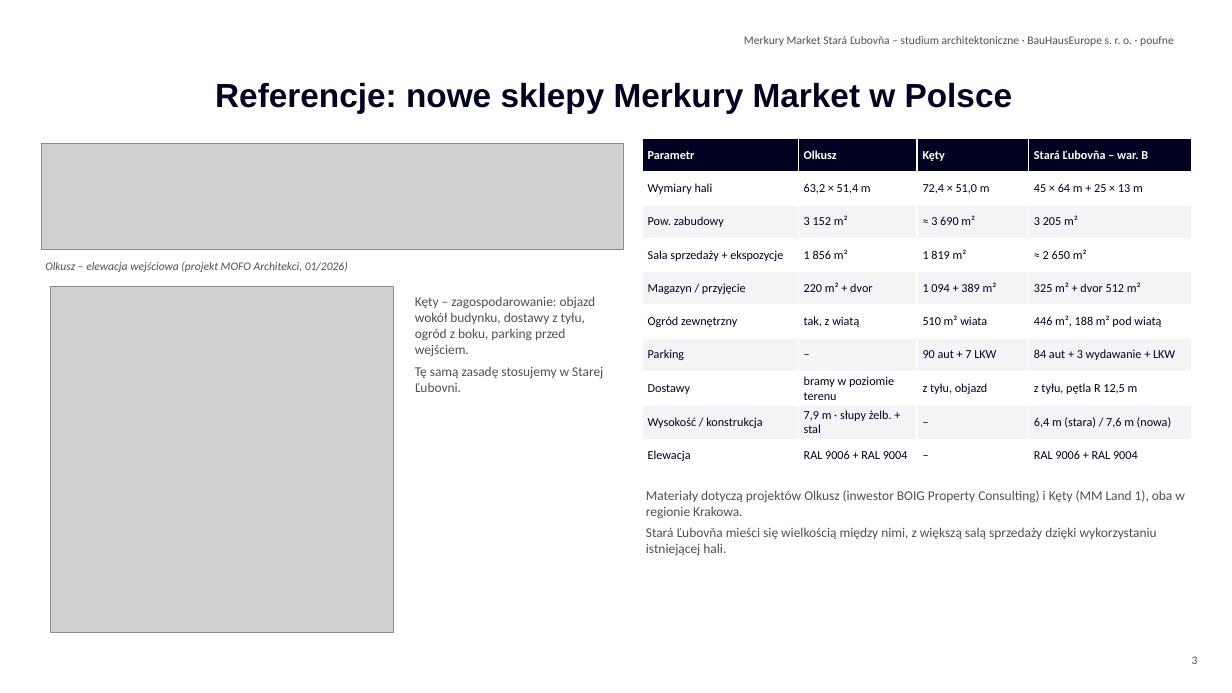
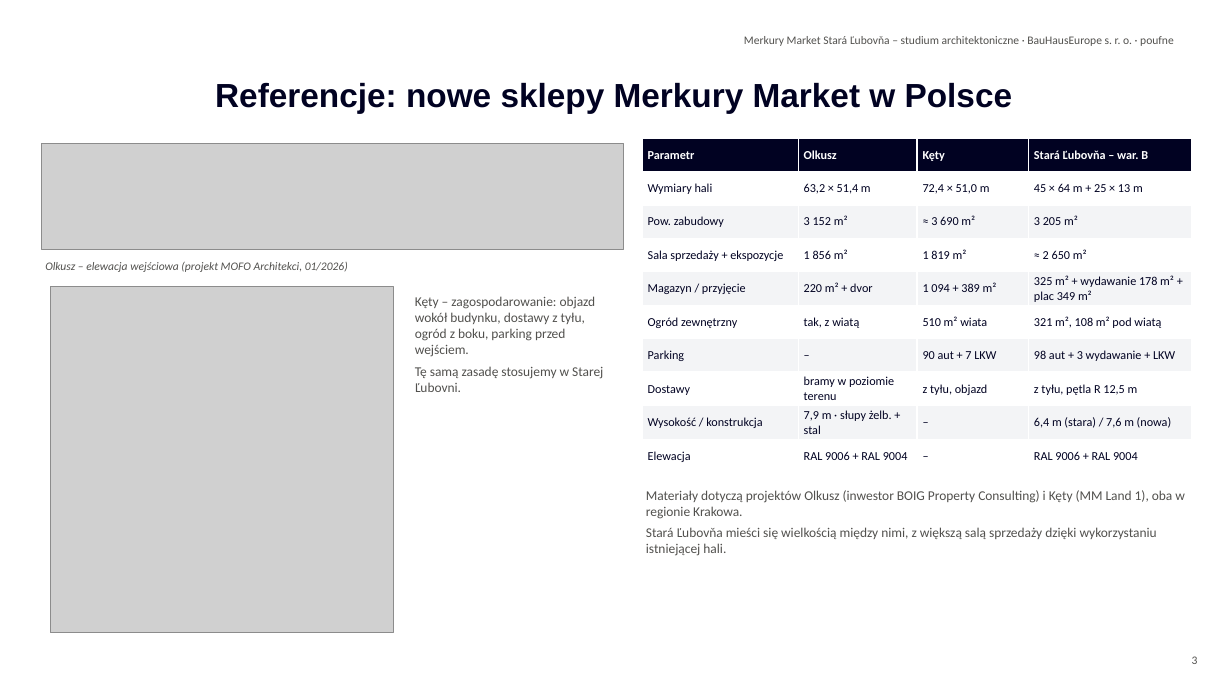
Before and after one commit to Lubo585/Lubo585, a slide deck: slide 3 of business-plan/studia-merkury-market/variant-B-sanacia/Merkury_Market_Stara_Lubovna_wariant_B_modernizacja_dobudowa_PL.pptx. Drawn at 1232x693 pixels with LibreOffice and Linux fonts; fonts in the diff are those of the drawing; grey boxes stand for pictures; background and template pictures are left out. Boxes give left, top, right and bottom in pixels: in the first picture for what was removed or moved away, otherwise in the second. Text is boxed around its words. In the diff, an @@ line names an element or a change of style, - is before the commit and + after.

```diff
--- a/business-plan/studia-merkury-market/variant-B-sanacia/Merkury_Market_Stara_Lubovna_wariant_B_modernizacja_dobudowa_PL.pptx
+++ b/business-plan/studia-merkury-market/variant-B-sanacia/Merkury_Market_Stara_Lubovna_wariant_B_modernizacja_dobudowa_PL.pptx
@@ table at (x1=642, y1=139, x2=1193, y2=471) @@
-row 5, column 4: 325 m² + dvor 512 m²
+row 5, column 4: 325 m² + wydawanie 178 m² + plac 349 m²
-row 6, column 4: 446 m², 188 m² pod wiatą
+row 6, column 4: 321 m², 108 m² pod wiatą
-row 7, column 4: 84 aut + 3 wydawanie + LKW
+row 7, column 4: 98 aut + 3 wydawanie + LKW
```
Also in this commit, not shown: 19 other slides changed, 1 slide added, 26 other files.
